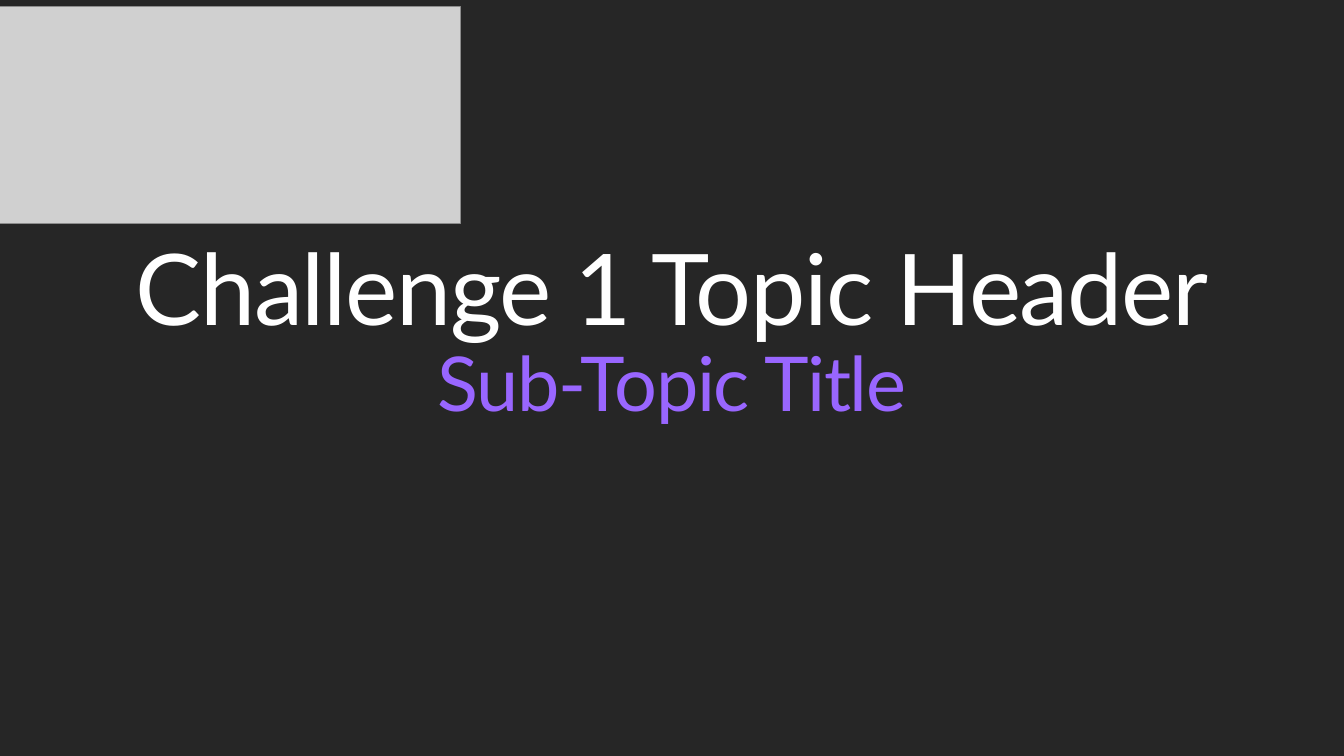
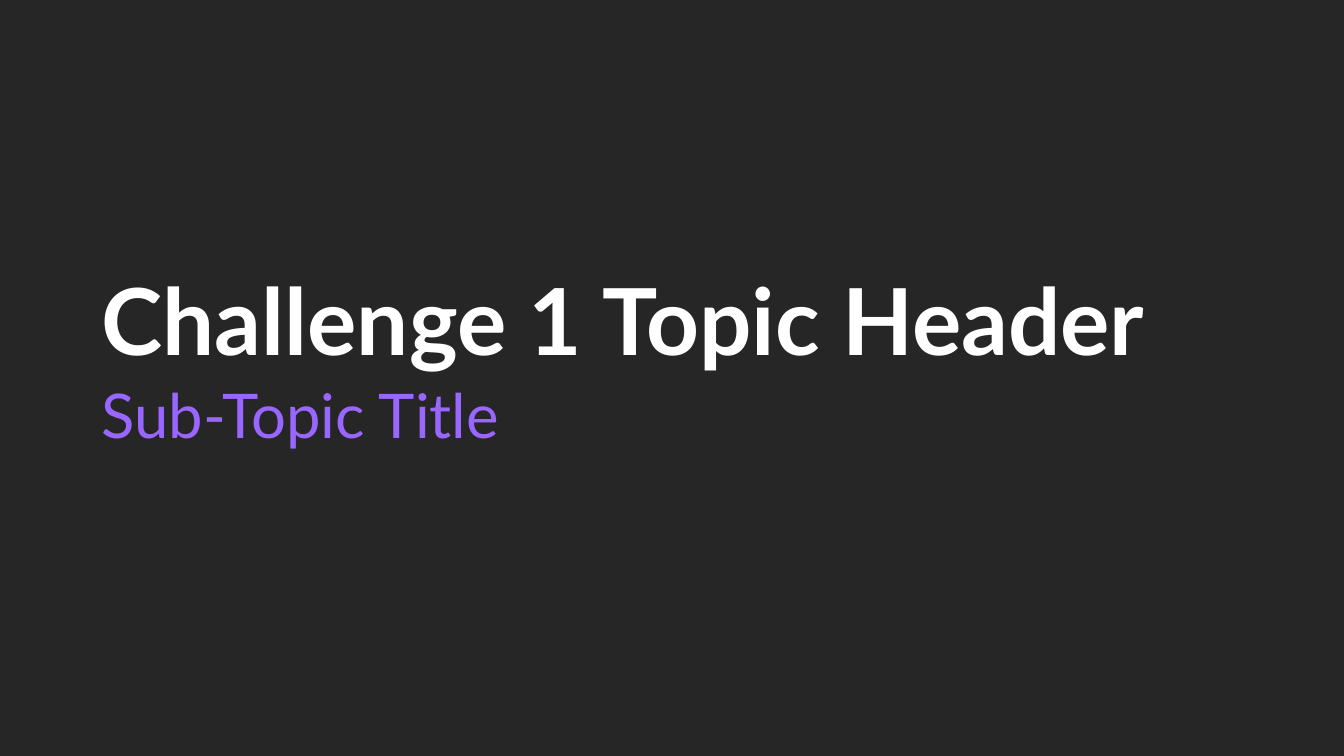
Before and after one commit to microsoft/WhatTheHack, a slide deck: slide 4 of 000-HowToHack/WTH-Lectures-Template.pptx. Drawn at 1344x756 pixels with LibreOffice and Linux fonts; fonts in the diff are those of the drawing; grey boxes stand for pictures; background and template pictures are left out. Boxes give left, top, right and bottom in pixels: in the first picture for what was removed or moved away, otherwise in the second. Text is boxed around its words. In the diff, an @@ line names an element or a change of style, - is before the commit and + after.

```diff
--- a/000-HowToHack/WTH-Lectures-Template.pptx
+++ b/000-HowToHack/WTH-Lectures-Template.pptx
@@ picture removed at (0,7,460,224) @@
@@ title "Challenge 1 Topic Header" at (102,286,1144,372): vertical alignment top to bottom @@
@@ title at (102,286,1144,372): text changed; size 70.6 to 66 pt; bold on @@
-Challenge 1 Topic Header
-Sub-Topic Title
+Challenge 1 Topic Header
@@ text added at (102,392,499,449), 44 pt, text #9966FF @@
+Sub-Topic Title
```
Also in this commit, not shown: 11 other slides changed.
